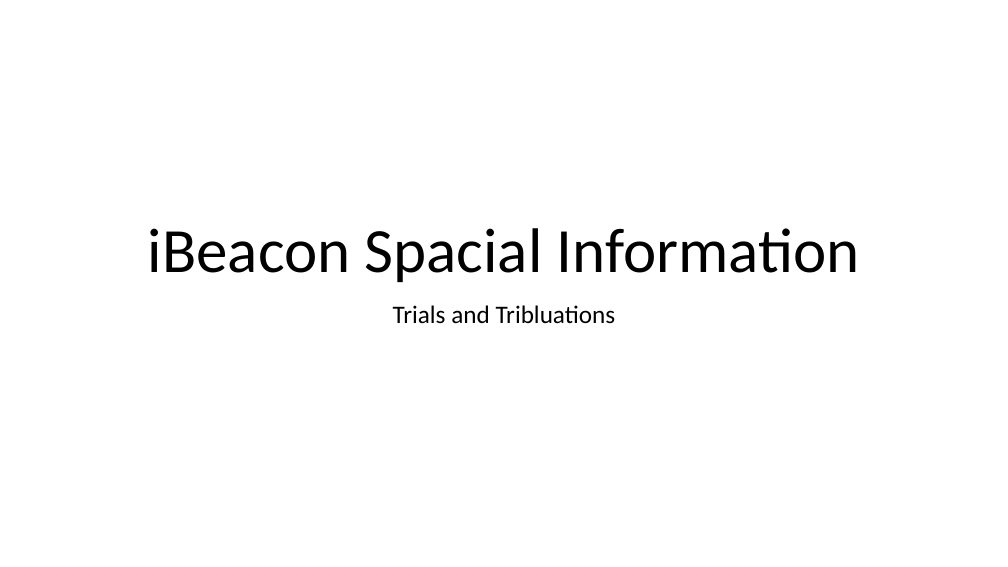
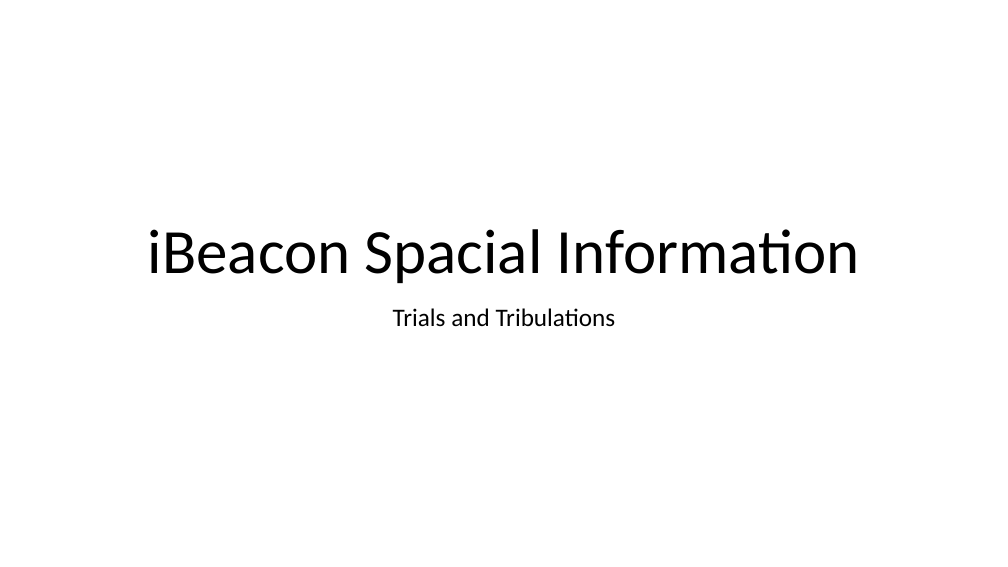
Before and after one commit to bournemouth2016/team-8, a slide deck: slide 1 of presentation/CFG.pptx. Drawn at 1008x567 pixels with LibreOffice and Linux fonts; fonts in the diff are those of the drawing. Boxes give left, top, right and bottom in pixels: in the first picture for what was removed or moved away, otherwise in the second. Text is boxed around its words. In the diff, an @@ line names an element or a change of style, - is before the commit and + after.

```diff
--- a/presentation/CFG.pptx
+++ b/presentation/CFG.pptx
@@ text at <box>393,308,616,327</box>: text changed @@
-Trials and Tribluations
+Trials and Tribulations
```
Also in this commit, not shown: 2 other slides changed, 7 slides added, 2 slides removed, 1 other file.
